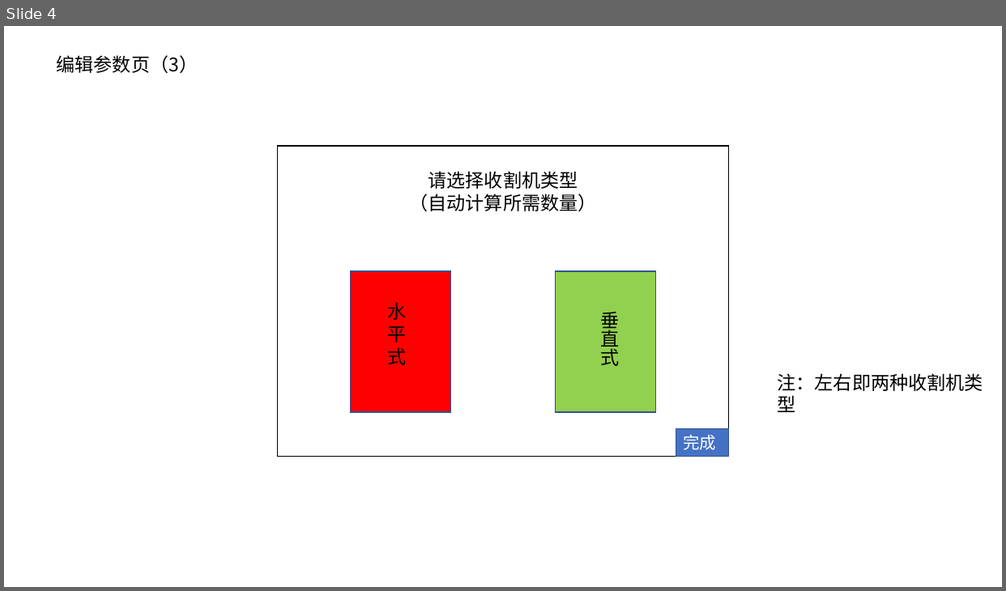
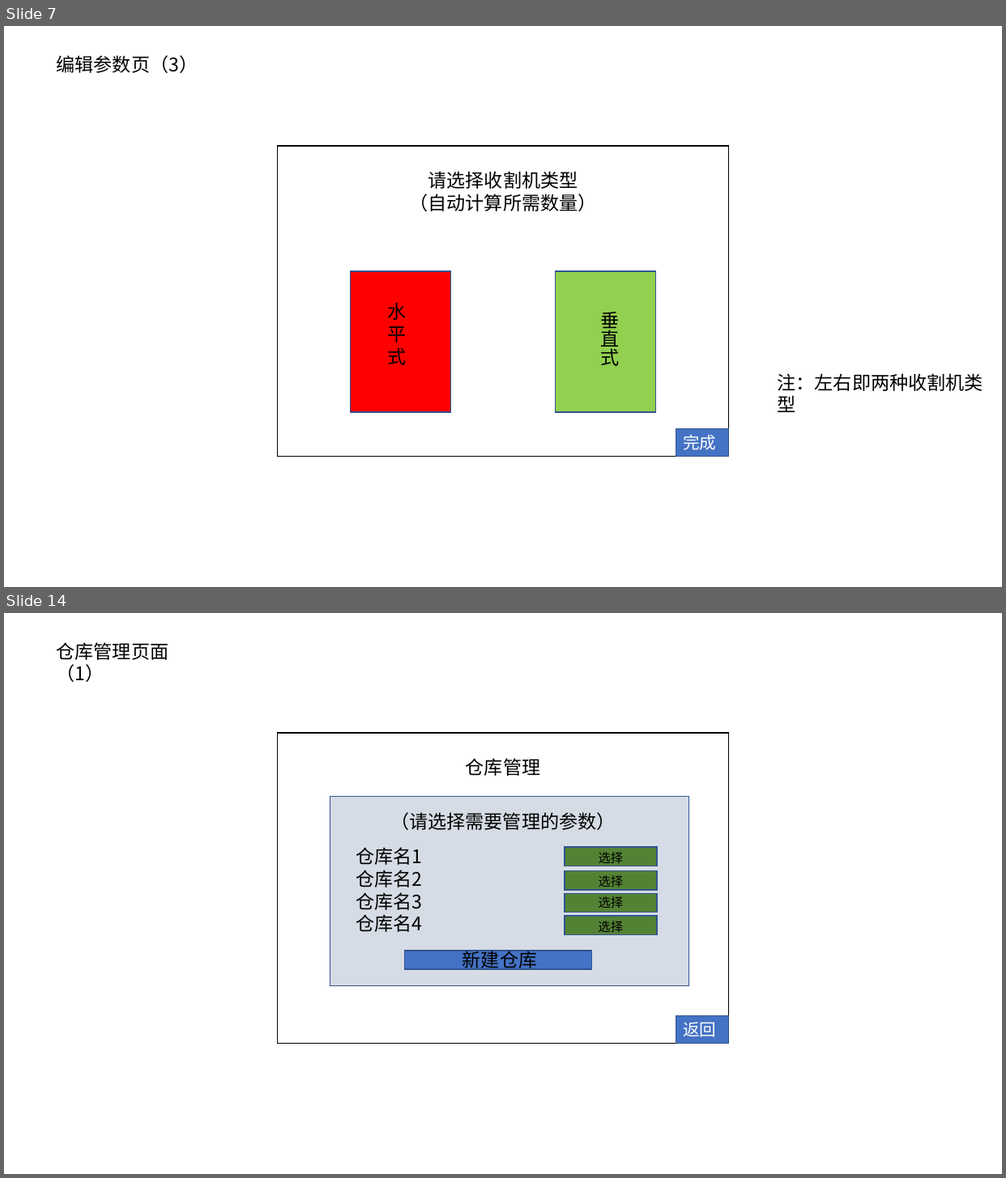
Before and after one commit to jerryfeng2003/The_C_design_on_cotton, a slide deck: 相关资料/界面设计(第一版）.pptx. Shown one above the other, each under a label of ours: slide 4 before the commit, slides 7 and 14 after it; the slides between them are not shown. The pictures are 1006x591 and 1006x1178 pixels, drawn with LibreOffice and Linux fonts; fonts in the diff are those of the drawing. Boxes give left, top, right and bottom in pixels: in the first picture for what was removed or moved away, otherwise in the second. Text is boxed around its words. In the diff, an @@ line names an element or a change of style, - is before the commit and + after.

```diff
--- a/相关资料/界面设计(第一版）.pptx
+++ b/相关资料/界面设计(第一版）.pptx
@@ slide 14 added at <box>4,613,1002,1174</box>, background #FFFFFF @@
@@ text added at <box>57,642,169,682</box>, 18 pt, text #000000 @@
+仓库管理页面（1）
@@ rectangle added at <box>277,733,729,1043</box>, outline #000000 1 pt @@
@@ text added at <box>466,758,540,776</box>, 18 pt, text #000000 @@
+仓库管理
@@ rectangle added at <box>330,796,689,986</box>, fill #D6DCE5, outline #325491 1 pt @@
@@ text added at <box>390,812,615,830</box>, 18 pt, text #000000 @@
+（请选择需要管理的参数）
@@ text added at <box>356,847,422,932</box>, 18 pt, text #000000 @@
+仓库名1
+仓库名2
+仓库名3
+仓库名4
@@ rectangle added at <box>565,847,657,867</box>, fill #548235, outline #325491 1 pt @@
@@ text added at <box>599,852,624,867</box>, 12 pt, text #000000 @@
+选择
@@ rectangle added at <box>565,871,657,891</box>, fill #548235, outline #325491 1 pt @@
@@ text added at <box>599,875,624,890</box>, 12 pt, text #000000 @@
+选择
@@ rectangle added at <box>565,894,657,914</box>, fill #548235, outline #325491 1 pt @@
@@ text added at <box>599,897,624,908</box>, 12 pt, text #000000 @@
+选择
@@ rectangle added at <box>565,916,657,935</box>, fill #548235, outline #325491 1 pt @@
@@ text added at <box>598,921,623,935</box>, 12 pt, text #000000 @@
+选择
@@ rectangle added at <box>404,951,592,969</box>, fill #4472C4, outline #325491 1 pt @@
@@ text added at <box>462,948,537,971</box>, 18 pt, text #000000 @@
+新建仓库
@@ rectangle added at <box>675,1016,729,1043</box>, fill #4472C4, outline #325491 1 pt, 16 pt, text #FFFFFF @@
+返回
@@ what was slide 4 is now slide 7 @@
```
Also in this commit, not shown: 9 slides changed, 11 other slides added, 2 slides removed, 3 other files.
